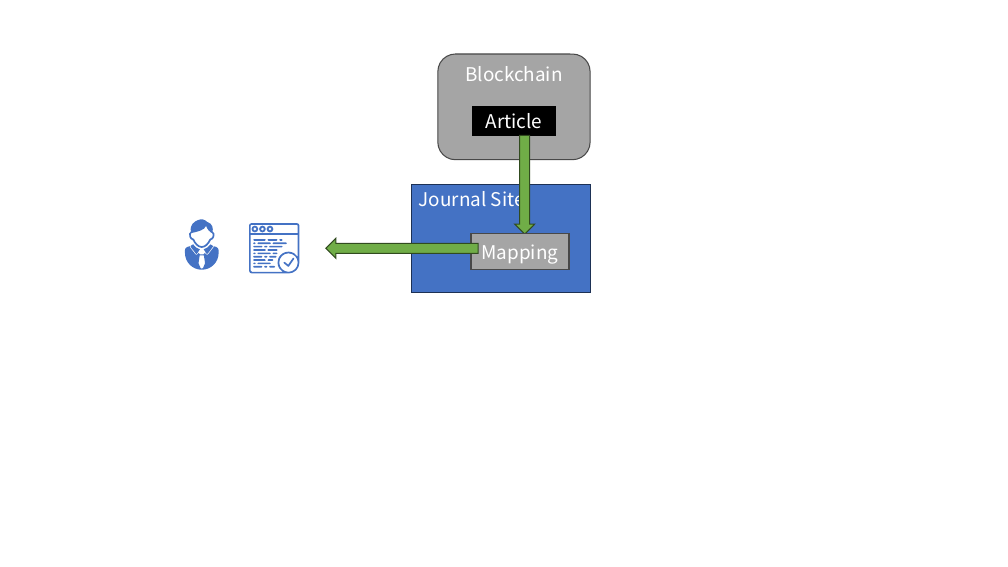
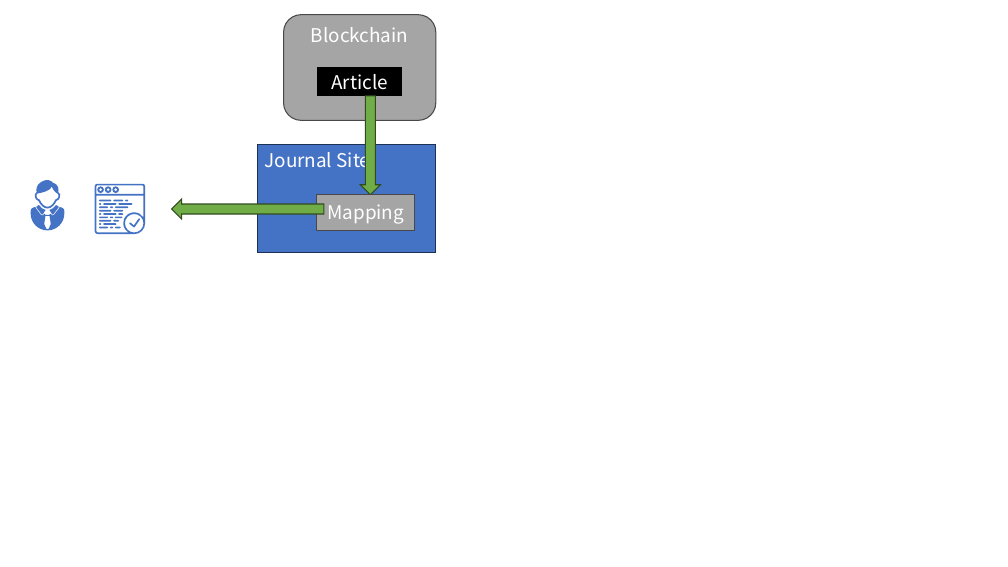
Before and after one commit to thales-casia/journal-dao, a slide deck: slide 3 of docs/fig.pptx. Drawn at 1008x567 pixels with LibreOffice and Linux fonts; fonts in the diff are those of the drawing. Boxes give left, top, right and bottom in pixels: in the first picture for what was removed or moved away, otherwise in the second. Text is boxed around its words. In the diff, an @@ line names an element or a change of style, - is before the commit and + after.

```diff
--- a/docs/fig.pptx
+++ b/docs/fig.pptx
@@ 3 rectangles, 2 freeform shapes, 2 right arrows, 1 rounded rectangle: place and size @@
-3 rectangles, 2 freeform shapes, 2 right arrows, 1 rounded rectangle at box(185, 54, 590, 293)
+3 rectangles, 2 freeform shapes, 2 right arrows, 1 rounded rectangle at box(31, 14, 436, 253)
```
Also in this commit, not shown: 1 other slide changed, 1 slide added, 3 other files.
